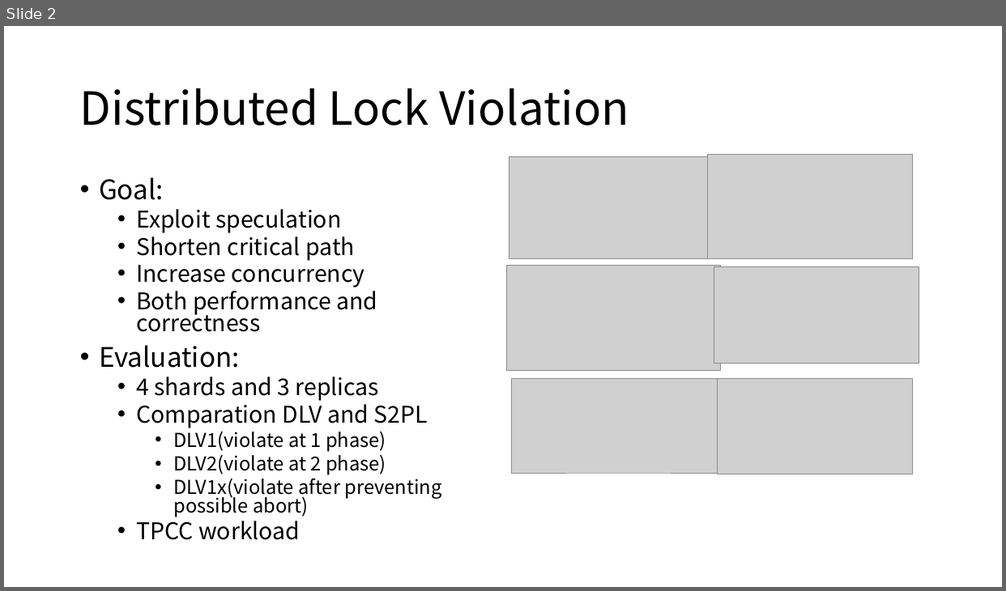
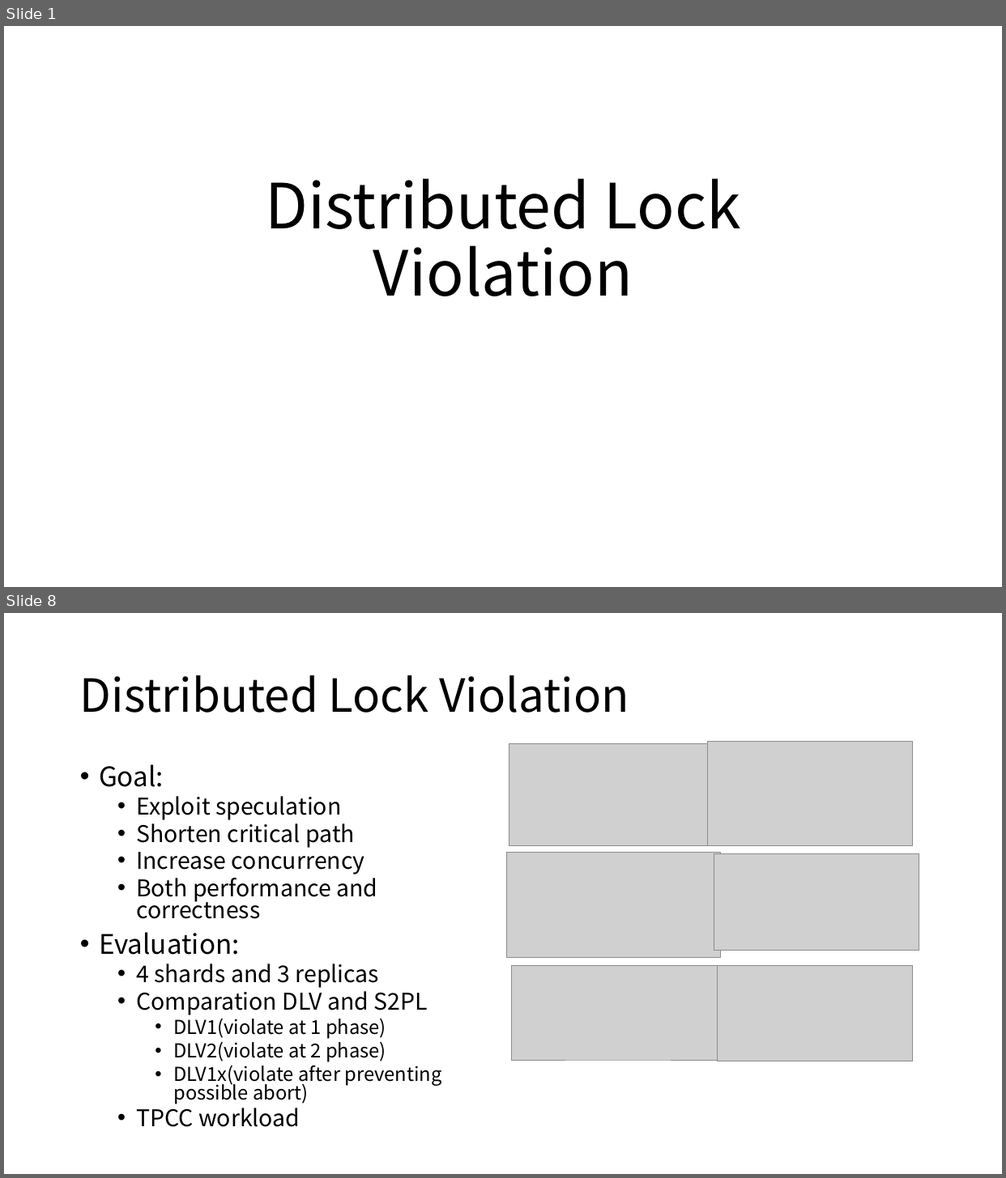
Before and after one commit to ybbh/dlv, a slide deck: figure/DLV.pptx. Shown one above the other, each under a label of ours: slide 2 before the commit, slides 1 and 8 after it; the slides between them are not shown. The pictures are 1006x591 and 1006x1178 pixels, drawn with LibreOffice and Linux fonts; fonts in the diff are those of the drawing; grey boxes stand for pictures. Boxes give left, top, right and bottom in pixels: in the first picture for what was removed or moved away, otherwise in the second. Text is boxed around its words. In the diff, an @@ line names an element or a change of style, - is before the commit and + after.

```diff
--- a/figure/DLV.pptx
+++ b/figure/DLV.pptx
@@ slide 1 added at (4, 26, 1002, 587), background #FFFFFF @@
@@ title added at (265, 178, 741, 297), 60 pt, text #000000 @@
+Distributed Lock Violation
@@ what was slide 2 is now slide 8 @@
```
Also in this commit, not shown: 9 other slides added, 1 slide removed, 2 other files.
